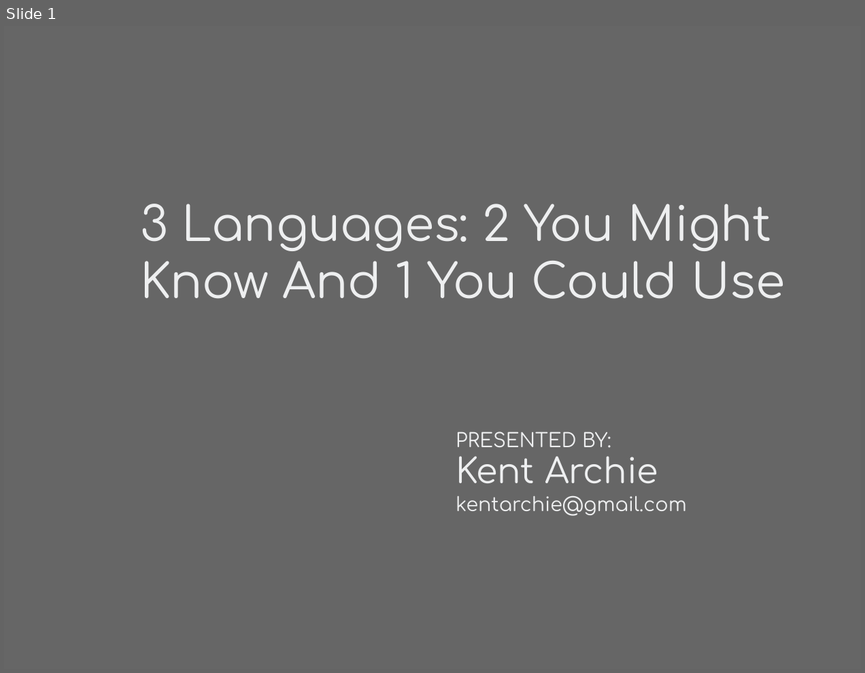
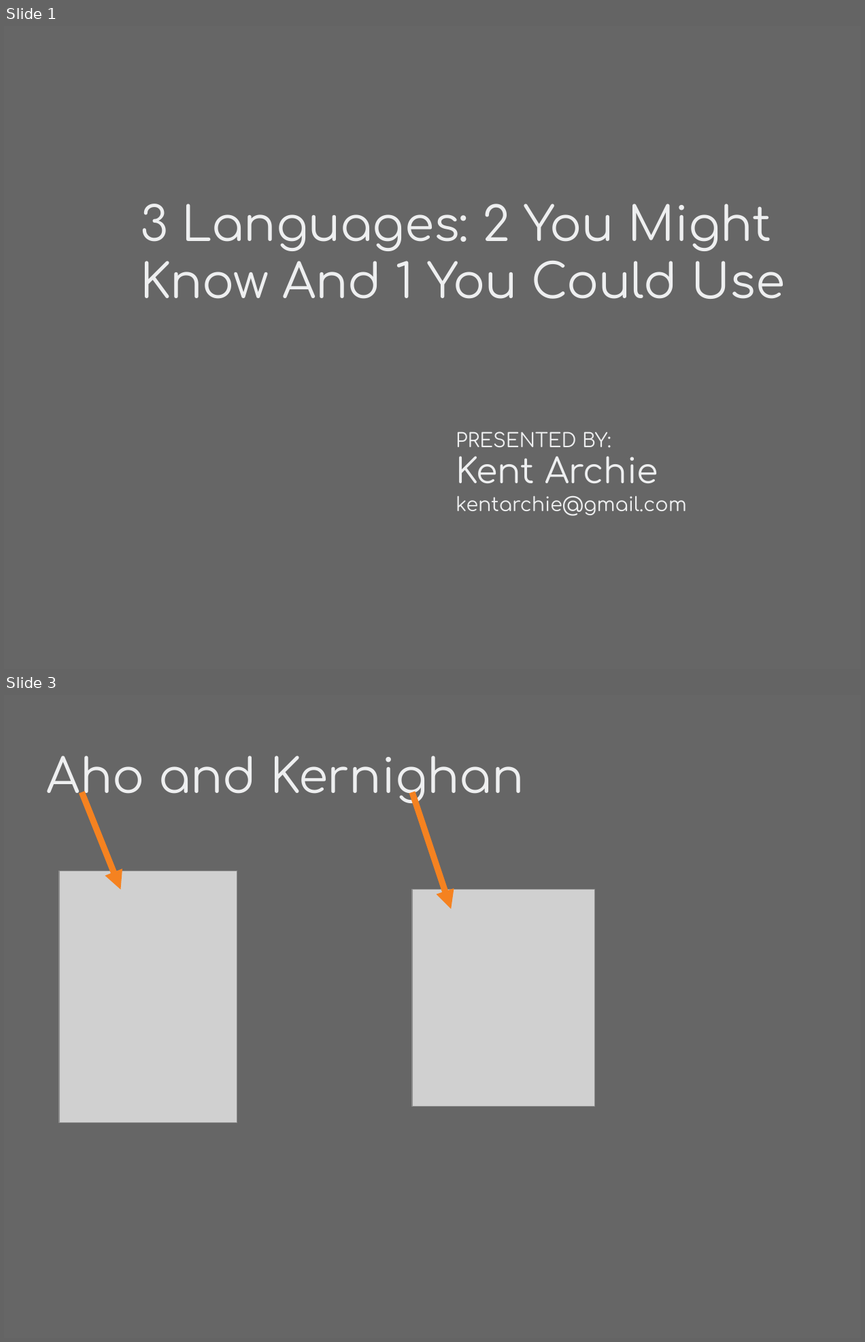
Before and after one commit to kentarchie/three-languages-talk, a slide deck: Slides/ThreeLanguages.odp. Shown one above the other, each under a label of ours: slide 1 before the commit, slides 1 and 3 after it; the slides between them are not shown. The pictures are 865x673 and 865x1342 pixels, drawn with LibreOffice and Linux fonts; fonts in the diff are those of the drawing; grey boxes stand for pictures. Boxes give left, top, right and bottom in pixels: in the first picture for what was removed or moved away, otherwise in the second. Text is boxed around its words. In the diff, an @@ line names an element or a change of style, - is before the commit and + after.

```diff
--- a/Slides/ThreeLanguages.odp
+++ b/Slides/ThreeLanguages.odp
@@ slide 3 added at (4,695,861,1338), background #666666 @@
@@ title added at (47,756,524,804), 44 pt, text #EEEFF0 @@
+Aho and Kernighan
@@ arrow added from (82, 792) to (121, 889), #F58220 5.75 pt @@
@@ arrow added from (412, 792) to (451, 909), #F58220 5.75 pt @@
@@ picture added at (59,870,237,1123) @@
@@ picture added at (412,889,595,1106) @@
```
Also in this commit, not shown: 30 other slides added, 15 other files.
